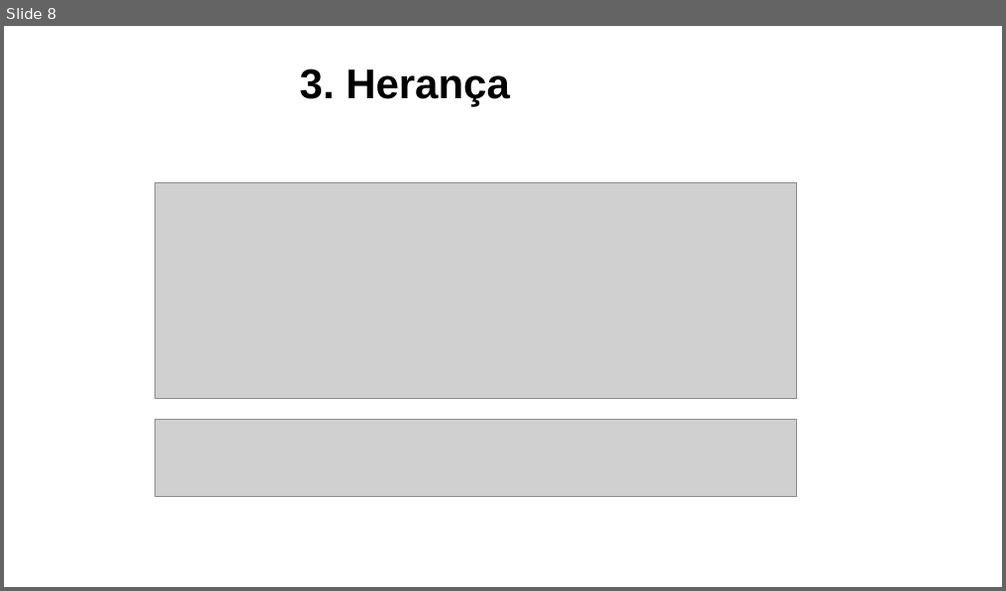
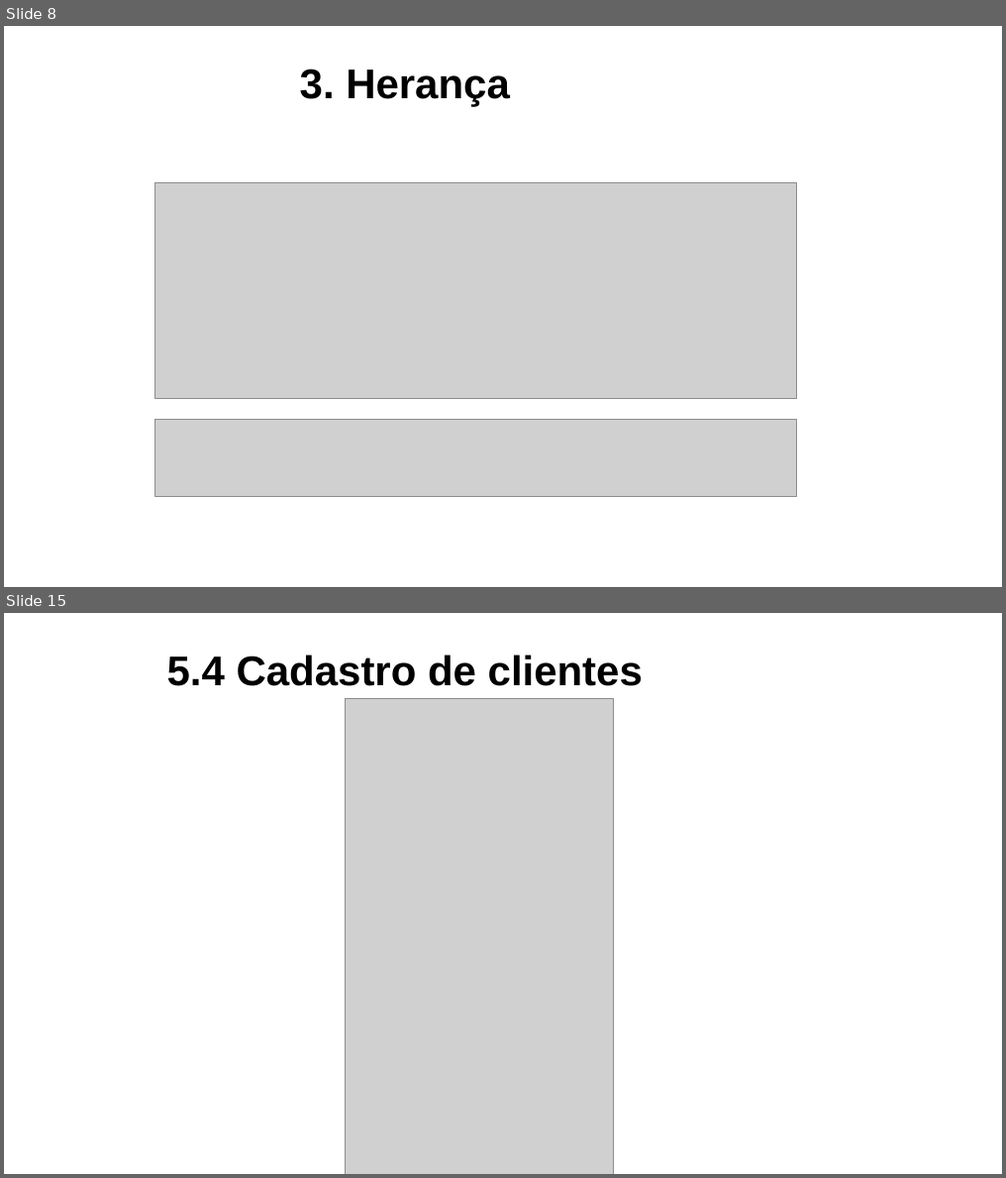
Before and after one commit to lucasdorador/Projetos, a slide deck: TDP/1o. Semestre 2018/Apresentação.pptx. Shown one above the other, each under a label of ours: slide 8 before the commit, slides 8 and 15 after it; the slides between them are not shown. The pictures are 1006x591 and 1006x1178 pixels, drawn with LibreOffice and Linux fonts; fonts in the diff are those of the drawing; grey boxes stand for pictures; background and template pictures are left out. Boxes give left, top, right and bottom in pixels: in the first picture for what was removed or moved away, otherwise in the second. Text is boxed around its words. In the diff, an @@ line names an element or a change of style, - is before the commit and + after.

```diff
--- a/TDP/1o. Semestre 2018/Apresentação.pptx
+++ b/TDP/1o. Semestre 2018/Apresentação.pptx
@@ slide 15 added at (4, 613, 1002, 1174), background picture (left out) @@
@@ text added at (167, 655, 643, 686), 40 pt, text #000000, bold @@
+5.4 Cadastro de clientes
@@ picture added at (346, 698, 614, 1174) @@
```
Also in this commit, not shown: 4 slides changed, 10 other slides added, 3 slides removed, 3 other files.
